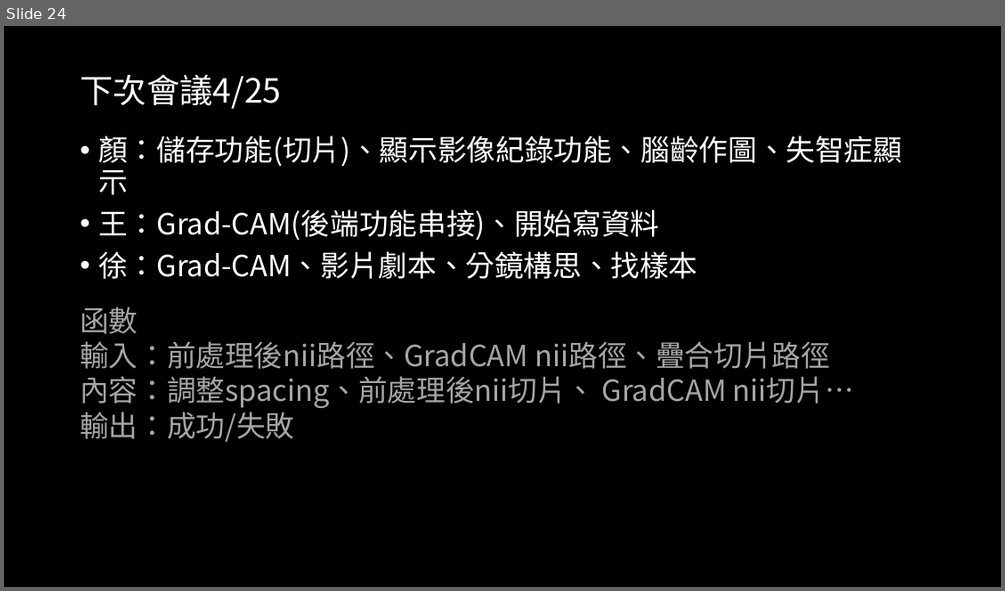
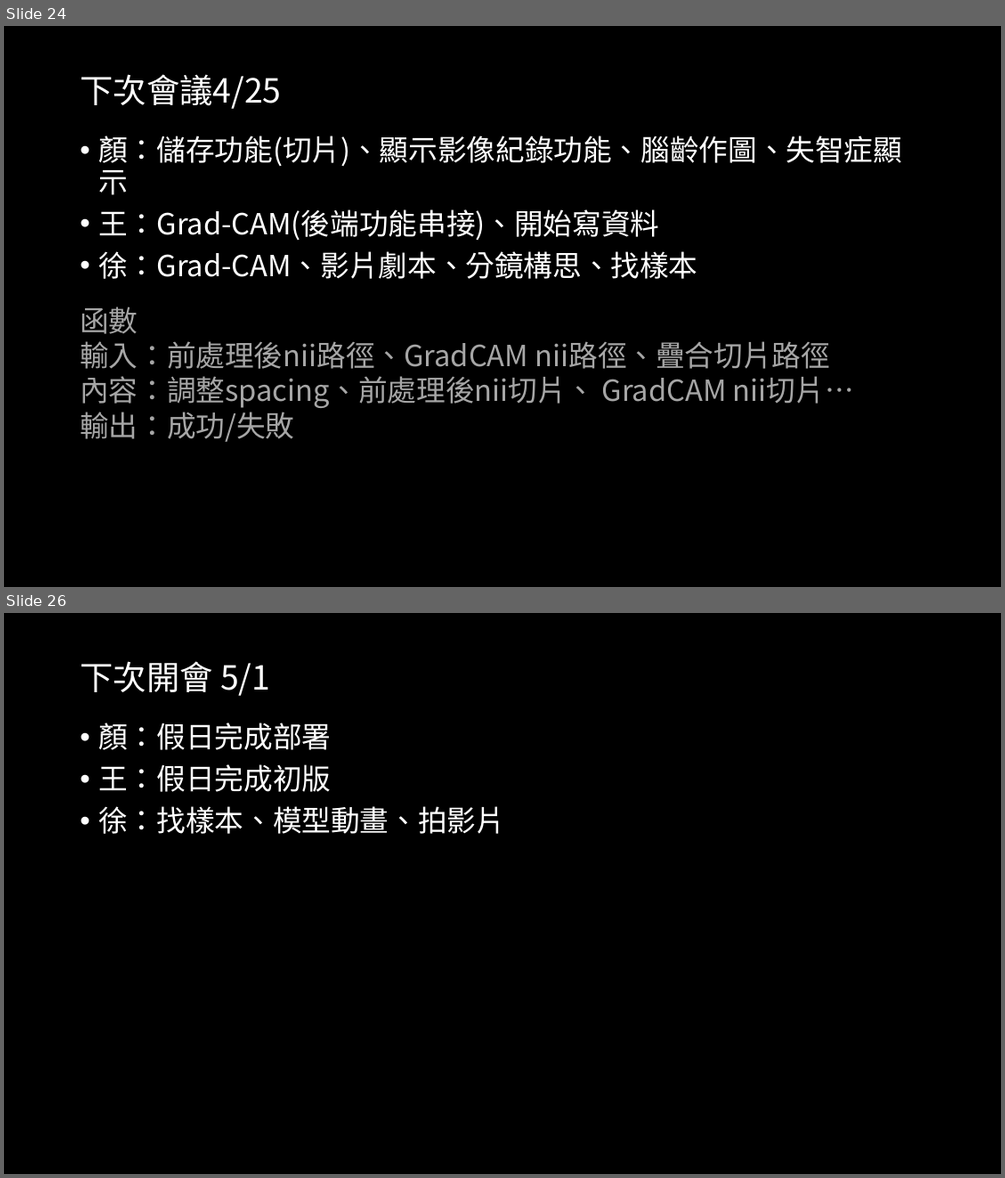
Before and after one commit to 1leo23/Product-packaging, a slide deck: 會議記錄/會議記錄.pptx. Shown one above the other, each under a label of ours: slide 24 before the commit, slides 24 and 26 after it; the slides between them are not shown. The pictures are 1005x591 and 1005x1178 pixels, drawn with LibreOffice and Linux fonts; fonts in the diff are those of the drawing. Boxes give left, top, right and bottom in pixels: in the first picture for what was removed or moved away, otherwise in the second. Text is boxed around its words. In the diff, an @@ line names an element or a change of style, - is before the commit and + after.

```diff
--- a/會議記錄/會議記錄.pptx
+++ b/會議記錄/會議記錄.pptx
@@ slide 26 added at [4, 613, 1001, 1174], background #000000 @@
@@ title added at [80, 661, 270, 696], 32 pt, text #FFFFFF @@
+下次開會 5/1
@@ text added at [98, 722, 505, 834], 28 pt, text #FFFFFF @@
+• 顏：假日完成部署
+• 王：假日完成初版
+• 徐：找樣本、模型動畫、拍影片
```
Also in this commit, not shown: 2 slides changed, 1 other slide added.
